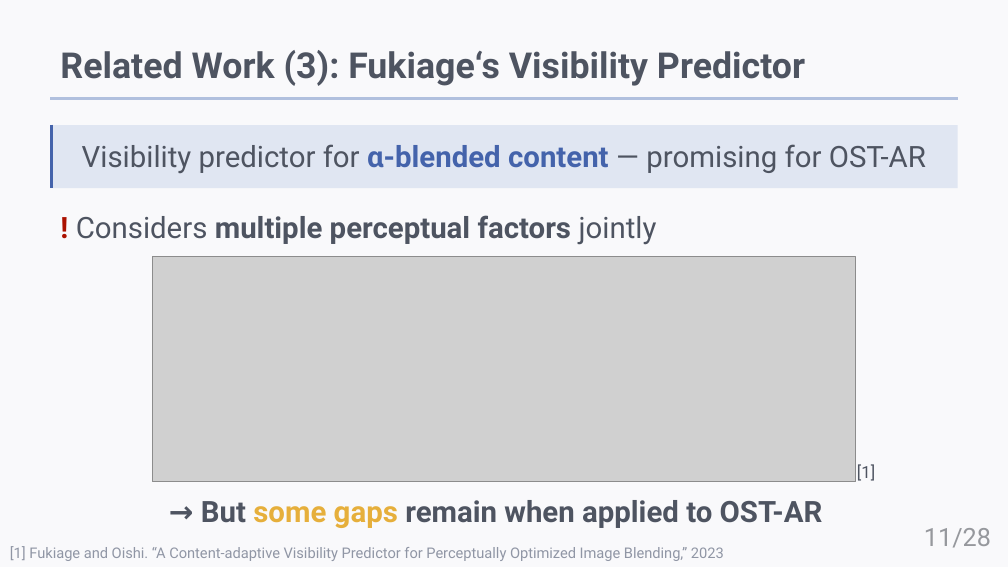
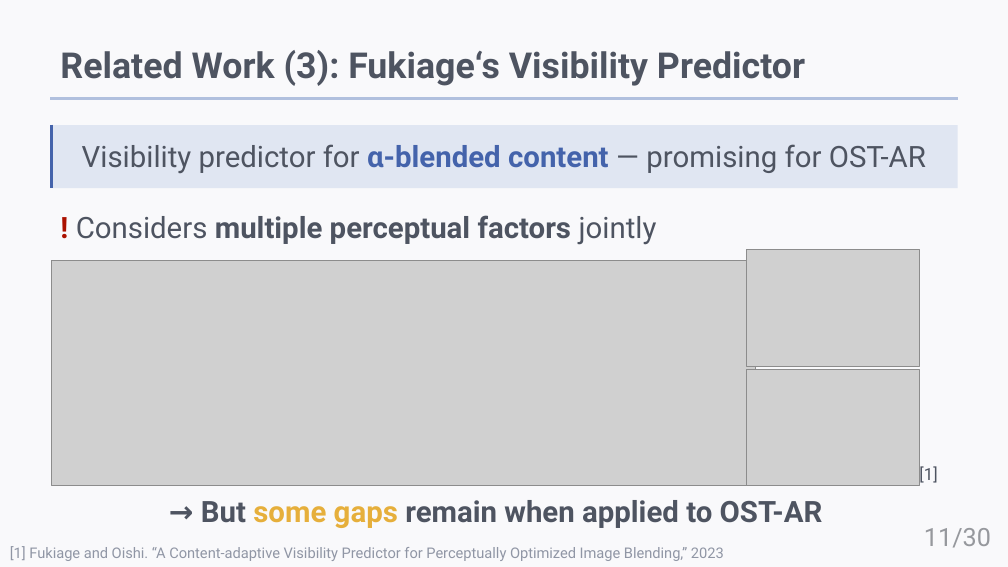
Before and after one commit to HAMADAKAZUKI2423/lab, a slide deck: slide 11 of papers/Rinko2026S/rinko2026S.pptx. Drawn at 1008x567 pixels with LibreOffice and Linux fonts; fonts in the diff are those of the drawing; grey boxes stand for pictures. Boxes give left, top, right and bottom in pixels: in the first picture for what was removed or moved away, otherwise in the second. Text is boxed around its words. In the diff, an @@ line names an element or a change of style, - is before the commit and + after.

```diff
--- a/papers/Rinko2026S/rinko2026S.pptx
+++ b/papers/Rinko2026S/rinko2026S.pptx
@@ picture: place and size @@
-picture at box(152, 257, 856, 482)
+picture at box(51, 260, 755, 485)
@@ picture added at box(746, 249, 919, 366) @@
@@ picture added at box(746, 370, 919, 486) @@
@@ text "[1]": place and size @@
-text "[1]" at box(857, 464, 875, 481)
+text "[1]" at box(919, 465, 937, 485)
@@ page number at box(924, 528, 991, 548): text changed @@
-11/28
+11/30
```
Also in this commit, not shown: 9 other slides changed, 2 slides added, 20 other files.
